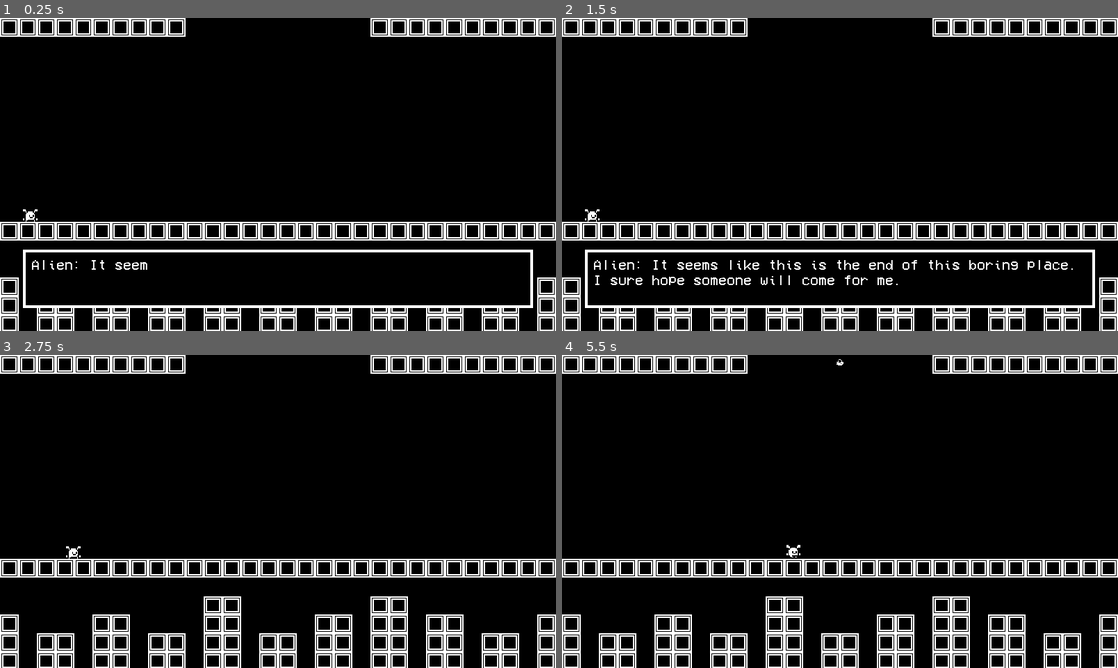
Above: before the commit, frames 1-4 (two rows, left to right).
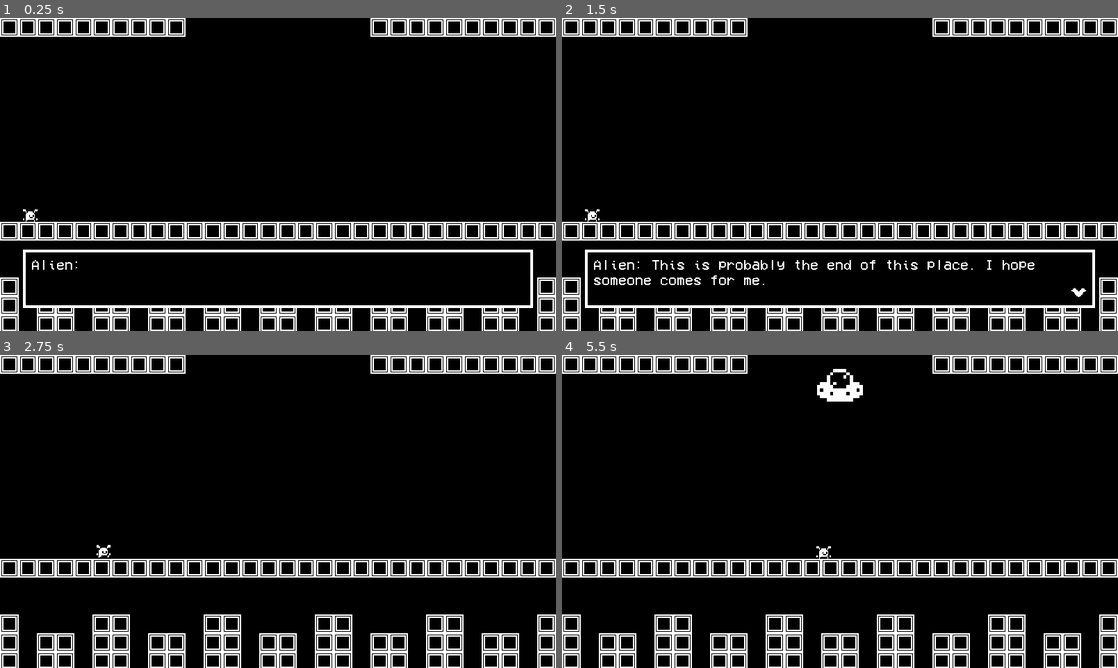
Above: after the commit, the same moments.

Repository: chewbakai/alien-platformer-godot
Game: Godot game, scene res://Screens/End/End.tscn
Two runs of this game, one before a commit and one after it. Both use one fixed random seed, a clock stepped at 60 frames per second and the inputs below. This scene is started directly instead of the project's main scene. Sound files missing from this copy of the repository are replaced by a short silence.
Inputs:
- Up to frame 1 (0.25 s): no input
- Up to frame 2 (1.5 s): tap Enter (ui_accept) at 0.5 s; hold Enter (ui_accept) 0.53-1.28 s; hold Right (ui_right) from 0.53 s (still down); tap Space (jump) at 0.77 s; tap S (crouch) at 1.35 s
- Up to frame 3 (2.75 s): tap Space (jump) at 1.52 s; tap Enter (ui_accept) at 1.55 s; release Right (ui_right) at 2.03 s; hold Left (ui_left) from 2.03 s (still down); hold Enter (ui_accept) from 2.03 s (still down)
- Up to frame 4 (5.5 s): release Left (ui_left) at 2.78 s; release Enter (ui_accept) at 2.78 s; hold Right (ui_right) 2.78-4.28 s; tap Enter (ui_accept) at 2.85, 3.8, 4.35 s; tap Space (jump) at 3.02, 3.77, 4.52 s; hold S (crouch) 3.53-4.28 s; tap Escape (pause) at 4.15 s; hold Left (ui_left) 4.28-5.03 s; hold Right (ui_right) from 5.03 s (still down); hold Enter (ui_accept) from 5.03 s (still down)

The runs differ from the first frame. In frame 1, 0.1% of the frame differs, in the area x 16-27%, y 77-81%; in frame 2, 1.5%, in the area x 5-95%, y 77-90%; in frame 3, 0.7%; in frame 4, 1.1%.

Commit message:
Add end scene

Diff:
--- a/Actors/Player/Player.tscn
+++ b/Actors/Player/Player.tscn
@@ -7,7 +7,6 @@
 [ext_resource path="res://Actors/Player/one_bit_transparent0450.png" type="Texture" id=5]
 [ext_resource path="res://Actors/Player/one_bit_transparent0449.png" type="Texture" id=6]
 [ext_resource path="res://Actors/Player/jump_jekkech.wav" type="AudioStream" id=7]
-
 
 [sub_resource type="SpriteFrames" id=1]
 animations = [ {
--- a/GUI/Dialog.gd
+++ b/GUI/Dialog.gd
@@ -12,6 +12,8 @@
 	if event.is_action_pressed("ui_accept") && is_done:
 		get_tree().paused = false
 		queue_free()
+	elif event.is_action_pressed("ui_accept") && (is_done == false):
+		anim_player.seek(anim_player.get_current_animation_length()-0.5)
 
 func set_message(msg):
 	get_node("ColorRect/ColorRect/HBoxContainer/Label").text = msg
--- a/Screens/End/End.gd
+++ b/Screens/End/End.gd
@@ -1,13 +1,6 @@
 extends Node2D
 
-
-var Dialog = preload("res://GUI/Dialog.tscn")
-var dialog
-
 func _ready():
-	dialog = Dialog.instance()
-	dialog.set_message("Alien: It seems like this is the end of this boring place. I sure hope someone will come for me.")
-	add_child(dialog)
 	$AnimationPlayer.play("end")
 	pass
 
@@ -16,5 +9,6 @@
 	pass
 
 func _on_AnimationPlayer_animation_finished(anim_name):
+	Global.bgm_helper = 0
 	get_tree().change_scene("res://GUI/MainMenu.tscn")
-	pass # Replace with function body.
+	pass
--- a/Screens/End/End.tscn
+++ b/Screens/End/End.tscn
@@ -6,17 +6,18 @@
 [ext_resource path="res://Actors/Player/one_bit_transparent0451.png" type="Texture" id=4]
 [ext_resource path="res://Actors/Player/one_bit_transparent0450.png" type="Texture" id=5]
 [ext_resource path="res://Screens/End/one_bit_transparent0973.png" type="Texture" id=6]
-[ext_resource path="res://Screens/End/one_bit_transparent0877.png" type="Texture" id=7]
+[ext_resource path="res://Screens/End/space.wav" type="AudioStream" id=7]
 [ext_resource path="res://Screens/End/454595__breviceps__cartoon-flying-ufo.wav" type="AudioStream" id=8]
 [ext_resource path="res://Screens/End/234258__petr2010__ufo-floating.wav" type="AudioStream" id=9]
-
-
-
-
+[ext_resource path="res://Screens/End/spotlight.png" type="Texture" id=10]
+[ext_resource path="res://GUI/ThemeUI.theme" type="Theme" id=11]
+[ext_resource path="res://GUI/one_bit_transparent0984.png" type="Texture" id=12]
+[ext_resource path="res://GUI/Dialog.gd" type="Script" id=13]
+[ext_resource path="res://Audio/text.wav" type="AudioStream" id=14]
 
 [sub_resource type="Animation" id=1]
 resource_name = "end"
-length = 17.0
+length = 19.0
 tracks/0/type = "value"
 tracks/0/path = NodePath("KinematicBody2D:position")
 tracks/0/interp = 1
@@ -55,7 +56,7 @@
 }
 tracks/3/type = "value"
 tracks/3/path = NodePath("Sprite:scale")
-tracks/3/interp = 2
+tracks/3/interp = 1
 tracks/3/loop_wrap = true
 tracks/3/imported = false
 tracks/3/enabled = true
@@ -96,10 +97,10 @@
 tracks/6/imported = false
 tracks/6/enabled = true
 tracks/6/keys = {
-"times": PoolRealArray( 7, 8, 10.5, 11.5 ),
+"times": PoolRealArray( 7, 8.1, 10.9, 12 ),
 "transitions": PoolRealArray( 1, 1, 1, 1 ),
 "update": 0,
-"values": [ Color( 1, 1, 1, 0 ), Color( 1, 1, 1, 0.14902 ), Color( 1, 1, 1, 0.14902 ), Color( 1, 1, 1, 0 ) ]
+"values": [ Color( 1, 1, 1, 0 ), Color( 1, 1, 1, 0.352941 ), Color( 1, 1, 1, 0.352941 ), Color( 1, 1, 1, 0 ) ]
 }
 tracks/7/type = "value"
 tracks/7/path = NodePath("KinematicBody2D:visible")
@@ -154,10 +155,10 @@
 tracks/11/imported = false
 tracks/11/enabled = true
 tracks/11/keys = {
-"times": PoolRealArray( 0, 3.2, 12.5 ),
-"transitions": PoolRealArray( 1, 1, 1 ),
-"update": 1,
-"values": [ false, true, false ]
+"times": PoolRealArray( 0, 3.2, 12.5, 12.8 ),
+"transitions": PoolRealArray( 1, 1, 1, 1 ),
+"update": 1,
+"values": [ false, true, false, true ]
 }
 tracks/12/type = "value"
 tracks/12/path = NodePath("AudioStreamPlayer:volume_db")
@@ -166,10 +167,10 @@
 tracks/12/imported = false
 tracks/12/enabled = true
 tracks/12/keys = {
-"times": PoolRealArray( 3.1, 7.3 ),
-"transitions": PoolRealArray( 1, 1 ),
-"update": 0,
-"values": [ 0.0, -50.0 ]
+"times": PoolRealArray( 3.1, 5.2, 12.3, 12.5, 14.5 ),
+"transitions": PoolRealArray( 1, 1, 1, 1, 1 ),
+"update": 0,
+"values": [ 0.0, -50.0, -50.0, 0.0, -50.0 ]
 }
 tracks/13/type = "value"
 tracks/13/path = NodePath("AudioStreamPlayer2:playing")
@@ -190,10 +191,10 @@
 tracks/14/imported = false
 tracks/14/enabled = true
 tracks/14/keys = {
-"times": PoolRealArray( 0, 10.4, 12.6 ),
-"transitions": PoolRealArray( 1, 1, 1 ),
-"update": 0,
-"values": [ 0.0, 0.0, -50.0 ]
+"times": PoolRealArray( 0, 7.9, 8.2, 10.7, 11.6 ),
+"transitions": PoolRealArray( 1, 1, 1, 1, 1 ),
+"update": 0,
+"values": [ 0.0, 0.0, 5.0, 5.0, -50.0 ]
 }
 tracks/15/type = "value"
 tracks/15/path = NodePath(".:modulate")
@@ -210,7 +211,7 @@
 
 [sub_resource type="SpriteFrames" id=2]
 animations = [ {
-"frames": [ ExtResource( 2 ) ],
+"frames": [ ExtResource( 4 ), ExtResource( 4 ), ExtResource( 2 ), ExtResource( 2 ) ],
 "loop": true,
 "name": "idle",
 "speed": 5.0
@@ -224,6 +225,49 @@
 [sub_resource type="RectangleShape2D" id=3]
 extents = Vector2( 6, 6 )
 
+[sub_resource type="DynamicFontData" id=4]
+font_path = "res://GUI/VCR_OSD_MONO_1.001.ttf"
+
+[sub_resource type="DynamicFont" id=5]
+size = 12
+font_data = SubResource( 4 )
+
+[sub_resource type="Theme" id=6]
+default_font = SubResource( 5 )
+
+[sub_resource type="Animation" id=7]
+resource_name = "arrow"
+length = 2.0
+loop = true
+tracks/0/type = "value"
+tracks/0/path = NodePath("Sprite:position")
+tracks/0/interp = 1
+tracks/0/loop_wrap = true
+tracks/0/imported = false
+tracks/0/enabled = true
+tracks/0/keys = {
+"times": PoolRealArray( 0, 1, 2 ),
+"transitions": PoolRealArray( 1, 1, 1 ),
+"update": 1,
+"values": [ Vector2( 445.984, 236.684 ), Vector2( 445.984, 239 ), Vector2( 445.984, 236 ) ]
+}
+
+[sub_resource type="Animation" id=8]
+length = 3.05
+step = 0.05
+tracks/0/type = "value"
+tracks/0/path = NodePath("ColorRect/ColorRect/HBoxContainer/Label:percent_visible")
+tracks/0/interp = 1
+tracks/0/loop_wrap = true
+tracks/0/imported = false
+tracks/0/enabled = true
+tracks/0/keys = {
+"times": PoolRealArray( 0, 3.05 ),
+"transitions": PoolRealArray( 1, 1 ),
+"update": 0,
+"values": [ 0.0, 1.22951 ]
+}
+
 [node name="End" type="Node2D"]
 script = ExtResource( 3 )
 __meta__ = {
@@ -231,7 +275,7 @@
 }
 
 [node name="TileMap" parent="." instance=ExtResource( 1 )]
-tile_data = PoolIntArray( 65535, 46, 0, 0, 1073741869, 0, 1, …(1397 unchanged characters)… 6, 0, 786462, 46, 0, 917503, 46, 0, 851979, 1073741869, 0, 851980, 1073741869, 0, 851988, 1073741869, 0, 851989, 1073741869, 0, 851998, 46, 0, 983039, 46, 0, 917504, 1073741869, 0, 917509, 1073741869, 0, 917510, 1073741869, 0, 917515, 1073741869, 0, 917516, 1073741869, 0, 917521, 1073741869, 0, 917522, 1073741869, 0, 917524, 1073741869, 0, 917525, 1073741869, 0, 917527, 1073741869, 0,  …(1064 unchanged characters)…
+tile_data = PoolIntArray( 65535, 46, 0, 0, 1073741869, 0, 1, …(1397 unchanged characters)… 6, 0, 786462, 46, 0, 917503, 46, 0, 851998, 46, 0, 983039, 46, 0, 917504, 1073741869, 0, 917509, 1073741869, 0, 917510, 1073741869, 0, 917515, 1073741869, 0, 917516, 1073741869, 0, 917521, 1073741869, 0, 917522, 1073741869, 0, 917527, 1073741869, 0,  …(1064 unchanged characters)…
 
 [node name="AnimationPlayer" type="AnimationPlayer" parent="."]
 anims/end = SubResource( 1 )
@@ -254,21 +298,101 @@
 [node name="Sprite" type="Sprite" parent="."]
 visible = false
 position = Vector2( 256, 36 )
-scale = Vector2( 1e-05, 1e-05 )
+scale = Vector2( 0.444454, 0.444454 )
 texture = ExtResource( 6 )
 
 [node name="Sprite2" type="Sprite" parent="."]
 visible = false
 modulate = Color( 1, 1, 1, 0 )
-show_behind_parent = true
-position = Vector2( 240, 160 )
-scale = Vector2( 17.3242, 14.5 )
-texture = ExtResource( 7 )
+position = Vector2( 239.277, 108.815 )
+scale = Vector2( 0.180099, 0.228066 )
+texture = ExtResource( 10 )
+__meta__ = {
+"_editor_description_": ""
+}
 
 [node name="AudioStreamPlayer" type="AudioStreamPlayer" parent="."]
 stream = ExtResource( 8 )
-volume_db = -50.0
+volume_db = -2.38096
+bus = "SFX"
 
 [node name="AudioStreamPlayer2" type="AudioStreamPlayer" parent="."]
 stream = ExtResource( 9 )
+bus = "SFX"
+
+[node name="AudioStreamPlayer3" type="AudioStreamPlayer" parent="."]
+pause_mode = 2
+stream = ExtResource( 7 )
+volume_db = -10.0
+pitch_scale = 0.8
+autoplay = true
+bus = "BGM"
+
+[node name="Dialog" type="CanvasLayer" parent="."]
+pause_mode = 2
+layer = 20
+script = ExtResource( 13 )
+
+[node name="ColorRect" type="ColorRect" parent="Dialog"]
+anchor_top = 0.741
+anchor_right = 1.0
+anchor_bottom = 1.0
+margin_left = 20.0
+margin_top = -0.0700226
+margin_right = -20.0
+margin_bottom = -20.0
+theme = ExtResource( 11 )
+__meta__ = {
+"_edit_use_anchors_": false
+}
+
+[node name="ColorRect" type="ColorRect" parent="Dialog/ColorRect"]
+anchor_right = 1.0
+anchor_bottom = 1.0
+margin_left = 2.0
+margin_top = 2.0
+margin_right = -2.0
+margin_bottom = -2.0
+color = Color( 0, 0, 0, 1 )
+__meta__ = {
+"_edit_use_anchors_": false
+}
+
+[node name="HBoxContainer" type="HBoxContainer" parent="Dialog/ColorRect/ColorRect"]
+anchor_right = 1.0
+anchor_bottom = 1.0
+margin_left = 5.0
+margin_top = 5.0
+margin_right = -5.0
+margin_bottom = -5.0
+__meta__ = {
+"_edit_use_anchors_": false
+}
+
+[node name="Label" type="Label" parent="Dialog/ColorRect/ColorRect/HBoxContainer"]
+margin_right = 426.0
+margin_bottom = 36.0
+size_flags_horizontal = 3
+size_flags_vertical = 3
+theme = SubResource( 6 )
+text = "Alien: This is probably the end of this place. I hope someone comes for me."
+autowrap = true
+clip_text = true
+__meta__ = {
+"_edit_use_anchors_": false
+}
+
+[node name="AnimationPlayer" type="AnimationPlayer" parent="Dialog"]
+autoplay = "arrow"
+anims/arrow = SubResource( 7 )
+anims/text = SubResource( 8 )
+
+[node name="Sprite" type="Sprite" parent="Dialog"]
+position = Vector2( 445.984, 236.684 )
+texture = ExtResource( 12 )
+
+[node name="AudioStreamPlayer" type="AudioStreamPlayer" parent="Dialog"]
+stream = ExtResource( 14 )
+bus = "SFX"
 [connection signal="animation_finished" from="AnimationPlayer" to="." method="_on_AnimationPlayer_animation_finished"]
+[connection signal="animation_finished" from="Dialog/AnimationPlayer" to="Dialog" method="_on_AnimationPlayer_animation_finished"]
Not shown: 1 places in Screens/End/End.tscn that only renumber resources
Not shown, added: Screens/End/space.wav.import
Binary file added: Screens/End/spotlight.png
Not shown, added: Screens/End/spotlight.png.import
Not shown, changed: README.md
Not shown, added: Screens/End/space.wav
